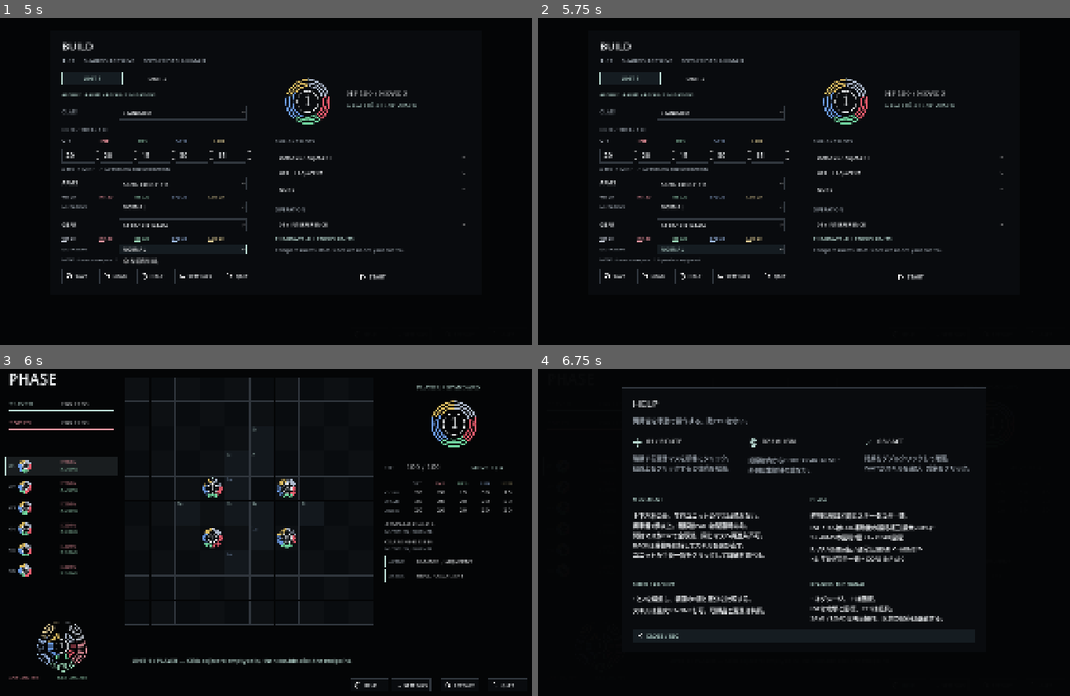
Above: before the commit, frames 1-4 (two rows, left to right).
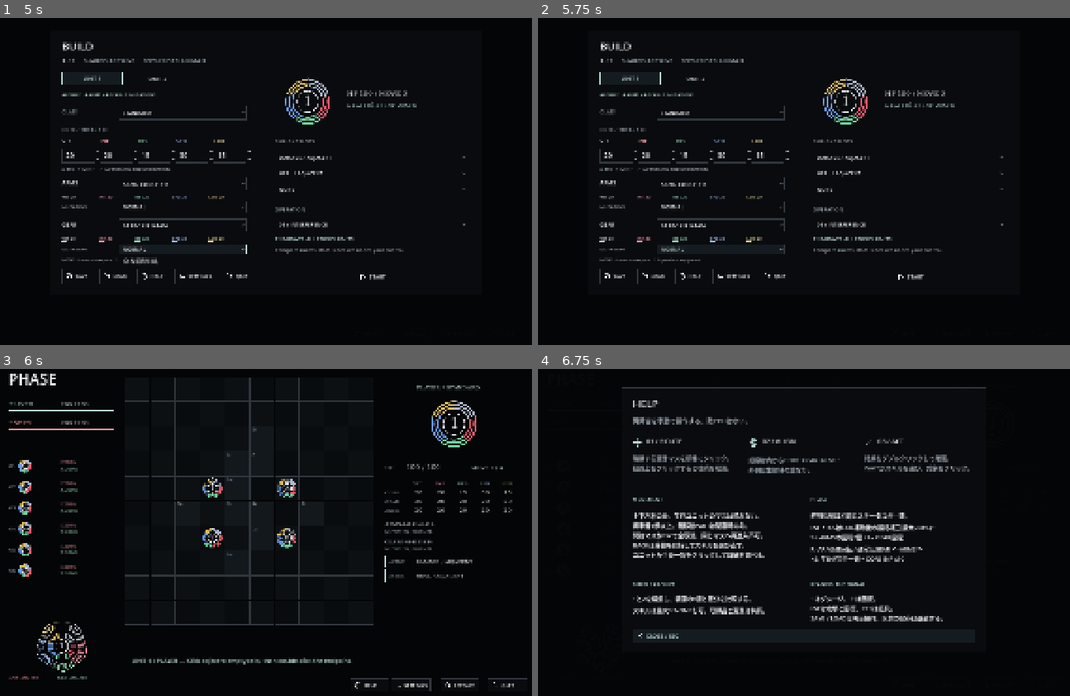
Above: after the commit, the same moments.

Repository: Glitch-Sound/phase
Game: Godot game, scene res://main.tscn
Same seed, same stepped clock (60 frames per second), same inputs: the game is played once before the commit and once after it.
Inputs:
- Up to frame 1 (5 s): click "RESTART" at 0.5 s; click "RESTART" at 1.25 s; click "RESTART" at 2 s; click "NORMAL" at 2.75 s; click "NORMAL" at 3.5 s; click "NORMAL" at 4.25 s
- Up to frame 2 (5.75 s): click "NORMAL" at 5 s
- Up to frame 3 (6 s): click "START" at 5.75 s
- Up to frame 4 (6.75 s): click "HELP" at 6.5 s

Frames 1-2 are identical in both runs. In frame 3, 1.1% of the frame differs, in the area x 0-23%, y 26-33%; in frame 4, less than 0.1%.

Commit message:
Remove first turn row frame and background

Diff:
--- a/tests/battle_containers_capture.gd
+++ b/tests/battle_containers_capture.gd
@@ -9,7 +9,7 @@
 	var image=root.get_texture().get_image()
 	var scale=image.get_width()/1920.0
 	var points=[Vector2(151,66),Vector2(518,802),Vector2(1302,66),Vector2(1768,802),Vector2(151,822),Vector2(518,1038)]
-	for row in range(1,6):
+	for row in range(6):
 		points.append(Vector2(164,345+row*64))
 		points.append(Vector2(501,396+row*64))
 	for row in range(2):
@@ -18,15 +18,15 @@
 		var pixel=Vector2i((point*scale).floor())
 		_check(image.get_pixelv(pixel)==game.BG,suffix+" / flat background at "+str(point))
 	if suffix=="battle":
-		var previous=Image.load_from_file("res://artifacts/ui-review/top-battle-labels-removed.png")
+		var previous=Image.load_from_file("res://artifacts/ui-review/battle-containers-removed.png")
 		_check(image.get_size()==previous.get_size(),"comparison dimensions")
 		if image.get_size()==previous.get_size():
-			# 元の1px罫線は中心配置のため矩形上端の1px上にも描かれる。
-			var allowed=[Rect2i(150,63,370,741),Rect2i(1300,63,470,741),Rect2i(game.T.PREVIEW_PANEL).grow_individual(0,1,0,0)]
-			var protected_areas=[Rect2i(530,100,760,760),Rect2i(1218,1025,600,40),Rect2i(164,345,342,58)]
+			# 元の1px枠が行の外へ広がる範囲も含める。
+			var allowed=[Rect2i(164,345,342,58).grow(1)]
+			var protected_areas=[Rect2i(530,100,760,760),Rect2i(1218,1025,600,40)]
 			var changed=0
 			var outside=0
-			var protected_changes=[0,0,0]
+			var protected_changes=[0,0]
 			for y in range(image.get_height()):
 				for x in range(image.get_width()):
 					if image.get_pixel(x,y)==previous.get_pixel(x,y):
@@ -38,10 +38,10 @@
 					for i in range(protected_areas.size()):
 						if protected_areas[i].has_point(point):
 							protected_changes[i]+=1
-			_check(changed>0 and outside==0,"only specified regions change")
-			_check(protected_changes==[0,0,0],"board, system menu and first-turn emphasis unchanged")
+			_check(changed>0 and outside==0,"only first-turn row changes")
+			_check(protected_changes==[0,0],"board and system menu unchanged")
 			print("CONTAINER PIXEL AUDIT changed ",changed," / outside ",outside," / protected ",protected_changes)
-	var path="res://artifacts/runtime/PHASE-containers-"+stamp+"-"+suffix+".png"
+	var path="res://artifacts/runtime/PHASE-first-row-"+stamp+"-"+suffix+".png"
 	_check(not FileAccess.file_exists(path) and image.save_png(path)==OK,"unique capture "+suffix)
 	print("CAPTURE ",ProjectSettings.globalize_path(path))
 	if suffix=="battle":
--- a/ui/main.gd
+++ b/ui/main.gd
@@ -146,12 +146,6 @@
 		var row: Dictionary=rows[k]
 		var u: Dictionary=battle.units[row.index]
 		y=345+k*64
-		var rect=Rect2(164,y,342,58)
-		if k==0:
-			# 外側のパネルがなくても手番強調の合成色を維持する。
-			draw_rect(rect,PANEL)
-			draw_rect(rect,Color(CYAN,0.09))
-			draw_rect(rect,CYAN,false,1)
 		_text("%02d" % (k+1),Vector2(174,y+34),15,CYAN if k==0 else MUTED,mono)
 		_ring(self,Vector2(223,y+29),22,u,k==0)
 		_text("I %3.0f%%" % (M.sync(u,1).factor*100),Vector2(331,y+23),13,status_colors[1],mono)
Binary file added: artifacts/ui-review/first-turn-container-removed.png
Not shown, added: openspec/changes/archive/2026-11-16-remove-first-turn-container/.openspec.yaml
Not shown, added: artifacts/first-turn-container-review.md
Not shown, added: openspec/changes/archive/2026-11-16-remove-first-turn-container/design.md
Not shown, added: openspec/changes/archive/2026-11-16-remove-first-turn-container/proposal.md
Not shown, added: openspec/changes/archive/2026-11-16-remove-first-turn-container/specs/battle-interface/spec.md
Not shown, added: openspec/changes/archive/2026-11-16-remove-first-turn-container/tasks.md
Not shown, added: openspec/changes/archive/2026-11-16-remove-first-turn-container/verification.md
Not shown, changed: openspec/manual-checks.md
Not shown, changed: openspec/specs/battle-interface/spec.md
